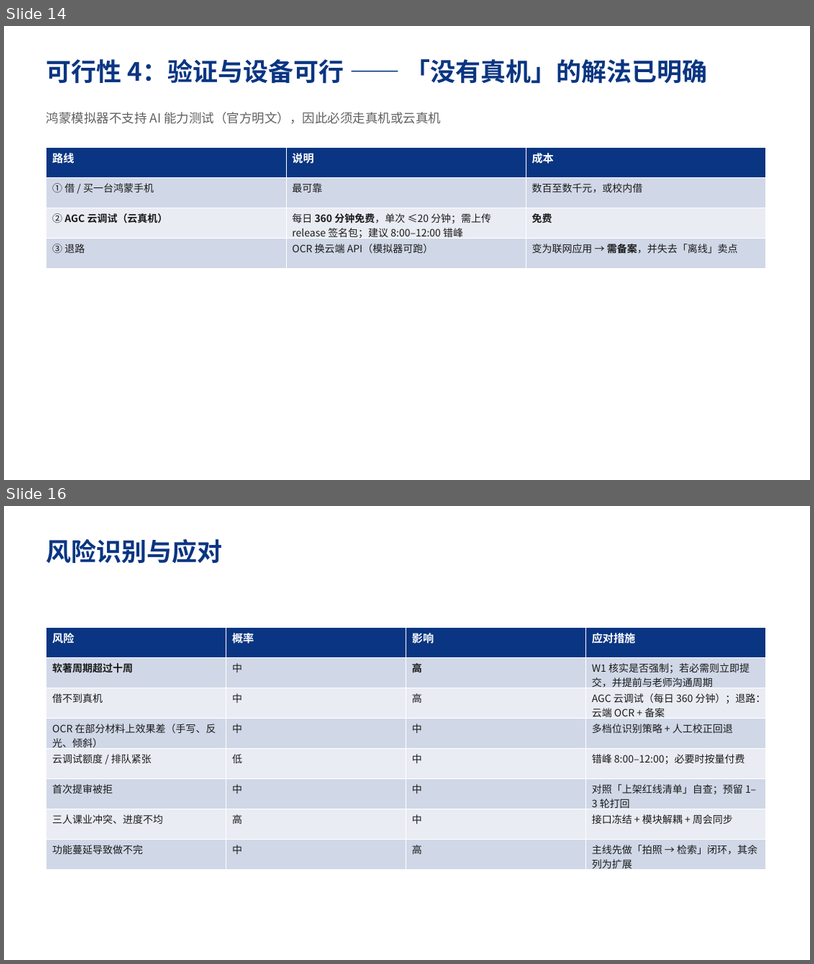
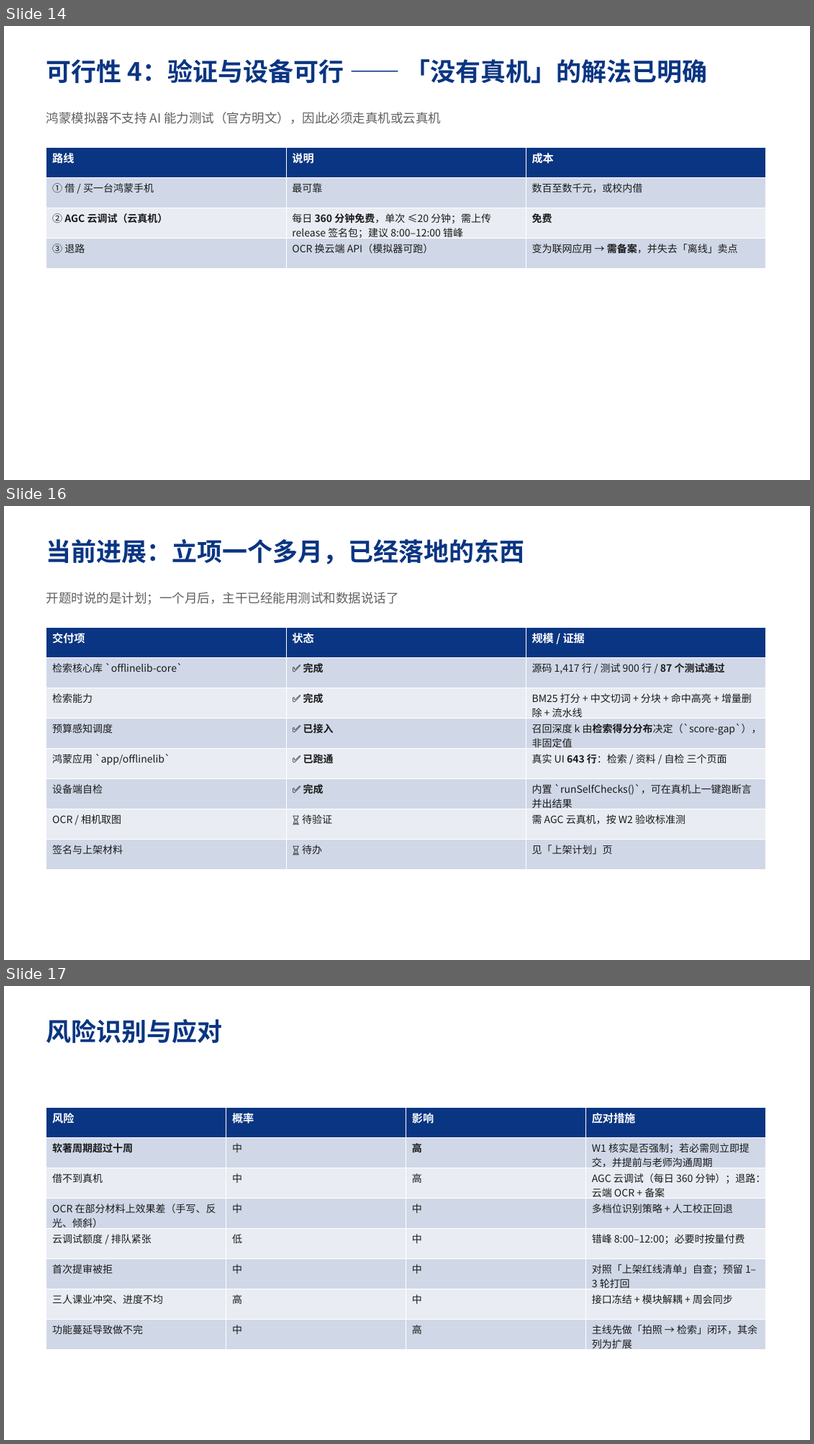
Before and after one commit to CCodeDong/agentbudget, a slide deck: deliverables/移动应用开发/立项.pptx. Shown one above the other, each under a label of ours: slides 14 and 16 before the commit, slides 14, 16 and 17 after it; the slides between them are not shown. The pictures are 814x964 and 814x1444 pixels, drawn with LibreOffice and Linux fonts; fonts in the diff are those of the drawing. Boxes give left, top, right and bottom in pixels: in the first picture for what was removed or moved away, otherwise in the second. Text is boxed around its words. In the diff, an @@ line names an element or a change of style, - is before the commit and + after.

Commit message:
两份立项 PPT 加入真实进度（按 A 的结构 + B 的实际状态）
移动应用开发（29 页）
- 新增 P16 当前进展：offlinelib-core 1417 行 / 87 测试通过 / 真实 UI 643 行
- 重写 P15：从「计划验证」改为「已实测」——建库 489ms、检索 22ms、增量删除快 560 倍
- P25 改为十二周并说明原因（软著 20-30 工作日）；P26/P27 拆为已完成与待做

仓颉（18 页）
- 新增 P8 当前进展：1678 行 / 29 测试 / 88.6% 行覆盖 / 3960 次实验 / 正反实验已得结论
- 保留原稿结构与老师认可的部分不动

两份修改说明同步更新页数与待办

```diff
--- a/deliverables/移动应用开发/立项.pptx
+++ b/deliverables/移动应用开发/立项.pptx
@@ slide 16 added at <box>4,506,810,960</box>, background #FFFFFF @@
@@ text added at <box>46,539,525,564</box>, 30 pt, text #0A3582, bold @@
+当前进展：立项一个多月，已经落地的东西
@@ text added at <box>46,592,399,605</box>, 15 pt, text #606060 @@
+开题时说的是计划；一个月后，主干已经能用测试和数据说话了
@@ table added at <box>46,627,767,869</box>, 8 rows, 3 columns @@
+交付项 | 状态 | 规模 / 证据
+检索核心库 `offlinelib-core` | ✅ 完成 | 源码 1,417 行 / 测试 900 行 / 87 个测试通过
+检索能力 | ✅ 完成 | BM25 打分 + 中文切词 + 分块 + 命中高亮 + 增量删除 + 流水线
+预算感知调度 | ✅ 已接入 | 召回深度 k 由检索得分分布决定（`score-gap`），非固定值
+鸿蒙应用 `app/offlinelib` | ✅ 已跑通 | 真实 UI 643 行：检索 / 资料 / 自检 三个页面
+设备端自检 | ✅ 完成 | 内置 `runSelfChecks()`，可在真机上一键跑断言并出结果
+OCR / 相机取图 | ⏳ 待验证 | 需 AGC 云真机，按 W2 验收标准测
+签名与上架材料 | ⏳ 待办 | 见「上架计划」页
@@ what was slide 16 is now slide 17 @@
```
Also in this commit, not shown: 3 slides changed, 2 other slides added, 2 slides removed, 6 other files.
